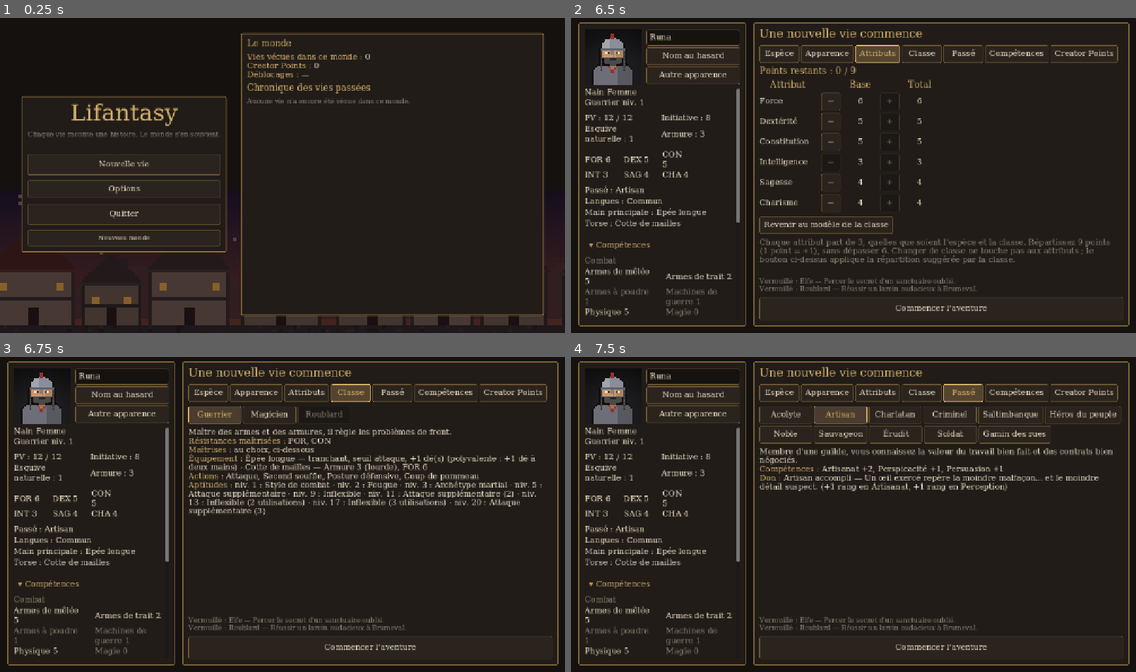
Above: before the commit, frames 1-4 (two rows, left to right).
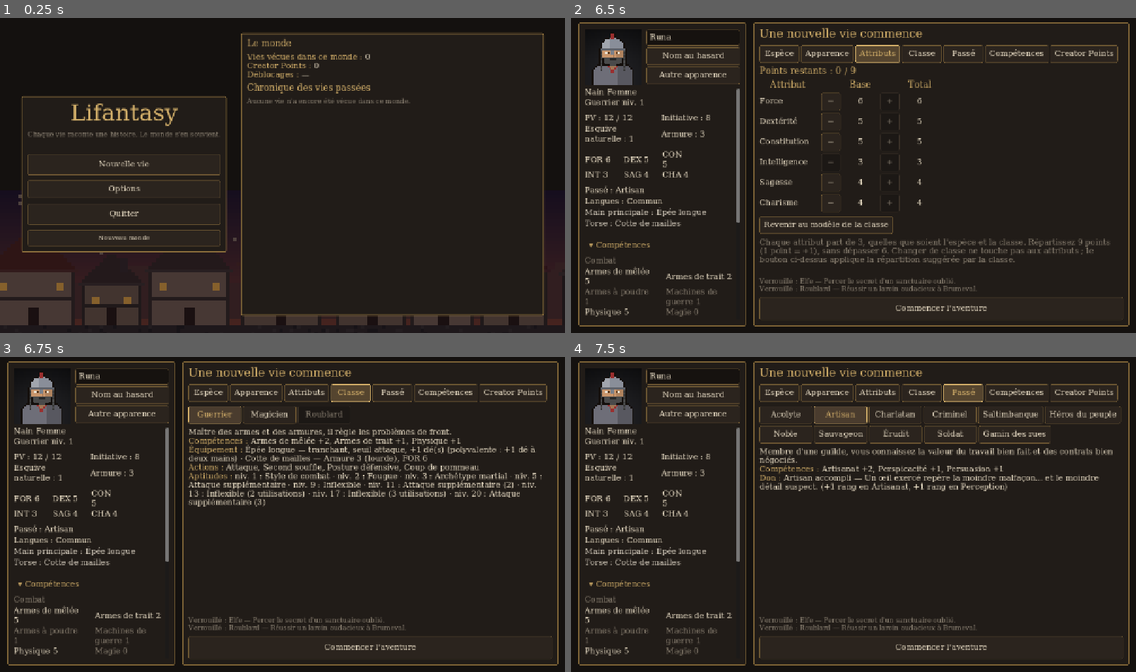
Above: after the commit, the same moments.

Repository: Zanzartiste/Smol_RPG_D10
Game: Godot game, scene res://scenes/title.tscn
The game is run twice, just before and just after one commit, with the same random seed, the same clock (stepped at 60 frames per second) and the same inputs.
Inputs:
- Up to frame 1 (0.25 s): no input
- Up to frame 2 (6.5 s): click "Nouvelle vie" at 0.5 s; click "Nom au hasard" at 1.25 s; click "Autre apparence" at 2 s; click "▾ Compétences" at 2.75 s; click "▸ Compétences" at 3.5 s; click "Espèce" at 4.25 s; click "Apparence" at 5 s; click "Attributs" at 5.75 s
- Up to frame 3 (6.75 s): click "Classe" at 6.5 s
- Up to frame 4 (7.5 s): click "Passé" at 7.25 s

Frames 1-2 are identical in both runs. In frame 3, 5.5% of the frame differs, in the area x 33-96%, y 25-51%; in frame 4, nothing differs.

Commit message:
Compétences sans plafond après la création ; fiche de classe sans maîtrises ni résistances
- Chaque point de compétence fait monter une compétence d'un rang, sans plafond de niveau.
- Création : la fiche de classe montre ses rangs de compétence au lieu des maîtrises et résistances.

Co-Authored-By: Claude Opus 5.5 <noreply@anthropic.com>

Diff:
--- a/claude_rpg/data/rules.json
+++ b/claude_rpg/data/rules.json
@@ -225,10 +225,8 @@
 	"advancement_levels": [4, 8, 12, 16, 20],
 	"advancement": {"ability_points": 1, "feats": 1},
 	"skill_points": {
-		"_doc": "Points de compétence gagnés à chaque niveau atteint (by_level : niveau -> points ; absent : 0). Un point = +1 rang dans une compétence, jusqu'au rang max_rank_base + (niveau − 1) × max_rank_per_level (5 au niveau 1).",
-		"by_level": {"2": 1, "3": 1, "4": 1, "5": 1, "6": 1, "7": 1, "8": 1, "9": 1, "10": 1, "11": 1, "12": 1, "13": 1, "14": 1, "15": 1, "16": 1, "17": 1, "18": 1, "19": 1, "20": 1},
-		"max_rank_base": 5,
-		"max_rank_per_level": 0.5
+		"_doc": "Points de compétence gagnés à chaque niveau atteint (by_level : niveau -> points ; absent : 0). Un point = +1 rang dans une compétence, sans plafond : on progresse rang par rang (jamais +2 d'un coup).",
+		"by_level": {"2": 1, "3": 1, "4": 1, "5": 1, "6": 1, "7": 1, "8": 1, "9": 1, "10": 1, "11": 1, "12": 1, "13": 1, "14": 1, "15": 1, "16": 1, "17": 1, "18": 1, "19": 1, "20": 1}
 	},
 	"max_ability_score": 10,
 	"aging_chance": 0.4,
--- a/claude_rpg/scripts/model/character.gd
+++ b/claude_rpg/scripts/model/character.gd
@@ -366,14 +366,9 @@
 	return DB.rules.get("skill_points", {})
 
 
-## Rang le plus haut qu'on peut atteindre avec des points de compétence à ce niveau.
-func max_trained_rank() -> int:
-	var rules := _skill_rules()
-	return int(rules.get("max_rank_base", 5)) + floori((level - 1) * float(rules.get("max_rank_per_level", 0.5)))
-
-
+## Après la création, pas de plafond : chaque point de compétence fait monter une compétence d'un seul rang.
 func can_raise_skill(skill_id: String) -> bool:
-	return pending_skill_points > 0 and skill_rank(skill_id) < max_trained_rank()
+	return pending_skill_points > 0 and Skills.has(Skills.resolve(skill_id))
 
 
 ## Reste-t-il un point de compétence à placer (et une compétence sous le plafond) ?
--- a/claude_rpg/scripts/ui/creation.gd
+++ b/claude_rpg/scripts/ui/creation.gd
@@ -735,11 +735,9 @@
 	for slot in Equipment.SLOTS:
 		if equipment.has(slot):
 			gear.append(Equipment.describe(equipment[slot]))
-	var saves := PackedStringArray(cls.get("resist_proficiencies", []).map(func(id): return Abilities.short_of(id)))
-	var text := "[i]%s[/i]\n%s\n%s\n%s" % [
+	var text := "[i]%s[/i]\n%s\n%s" % [
 		cls.get("description", ""),
-		_field(tr("Résistances maîtrisées :"), ", ".join(saves)),
-		_field(tr("Maîtrises :"), tr("au choix, ci-dessous")),
+		_field(tr("Compétences :"), _ranks_text(cls.get("skill_ranks", {}))),
 		_field(tr("Équipement :"), " · ".join(gear))] + "\n" + _field(tr("Actions :"),
 		", ".join(PackedStringArray(cls.get("actions", []).map(func(id): return Actions.name_of(id)))))
 	if cls.has("spell_slots"):
--- a/claude_rpg/scripts/ui/main.gd
+++ b/claude_rpg/scripts/ui/main.gd
@@ -309,8 +309,7 @@
 ## Point de compétence gagné en montant de niveau : +1 rang dans la compétence choisie.
 func _show_skill_point_choice(member: Character) -> void:
 	title_label.text = tr("Compétences — %s") % member.name
-	body_text.text = tr("%s a progressé : choisissez la compétence qui gagne un rang (rang %d au plus à ce niveau).") % [
-		member.name, member.max_trained_rank()]
+	body_text.text = tr("%s a progressé : choisissez la compétence qui gagne un rang.") % member.name
 	if member.pending_skill_points > 1:
 		body_text.text += " " + tr("(%d points à placer)") % member.pending_skill_points
 	_clear_choices()
--- a/claude_rpg/tests/test_runner.gd
+++ b/claude_rpg/tests/test_runner.gd
@@ -1713,17 +1713,17 @@
 	_expect(fighter.resist_pool("con")["count"] == fighter.skill_rank("physique") + 1
 		and fighter.resist_pool("dex")["count"] == fighter.skill_rank("physique"), "résister : +1 dé si la classe maîtrise")
 
-	# Points de compétence : un par niveau atteint, +1 rang au choix, jusqu'à un plafond selon le niveau.
+	# Points de compétence : un par niveau atteint, +1 rang au choix, sans plafond.
 	var learner := Character.create("human", "fighter", "Élève")
 	learner.add_xp(Progression.xp_for(3) - learner.xp)
 	_level_up(learner)
 	var lore_before := learner.skill_rank("lore")
-	_expect(learner.pending_skill_points == 2 and learner.has_pending_advancement() and learner.max_trained_rank() == 5 + 1,
-		"niveau 3 : deux points de compétence, rang 6 au plus")
+	_expect(learner.pending_skill_points == 2 and learner.has_pending_advancement(),
+		"niveau 3 : deux points de compétence")
 	_expect(learner.spend_skill_point("lore") and learner.skill_rank("lore") == lore_before + 1 and learner.pending_skill_points == 1,
 		"un point : +1 rang")
 	learner.skill_points["lore"] = 10
-	_expect(not learner.can_raise_skill("lore"), "plafond de rang")
+	_expect(learner.can_raise_skill("lore") and not learner.can_raise_skill("nope"), "pas de plafond de rang après la création")
 	var reloaded := Character.from_dict(JSON.parse_string(JSON.stringify(learner.to_dict())))
 	_expect(reloaded.skill_points == learner.skill_points and reloaded.pending_skill_points == 1, "points de compétence sauvegardés")
 
Not shown, changed: docs/modele_donnees.md
Not shown, changed: docs/systeme_de_jeu.md
